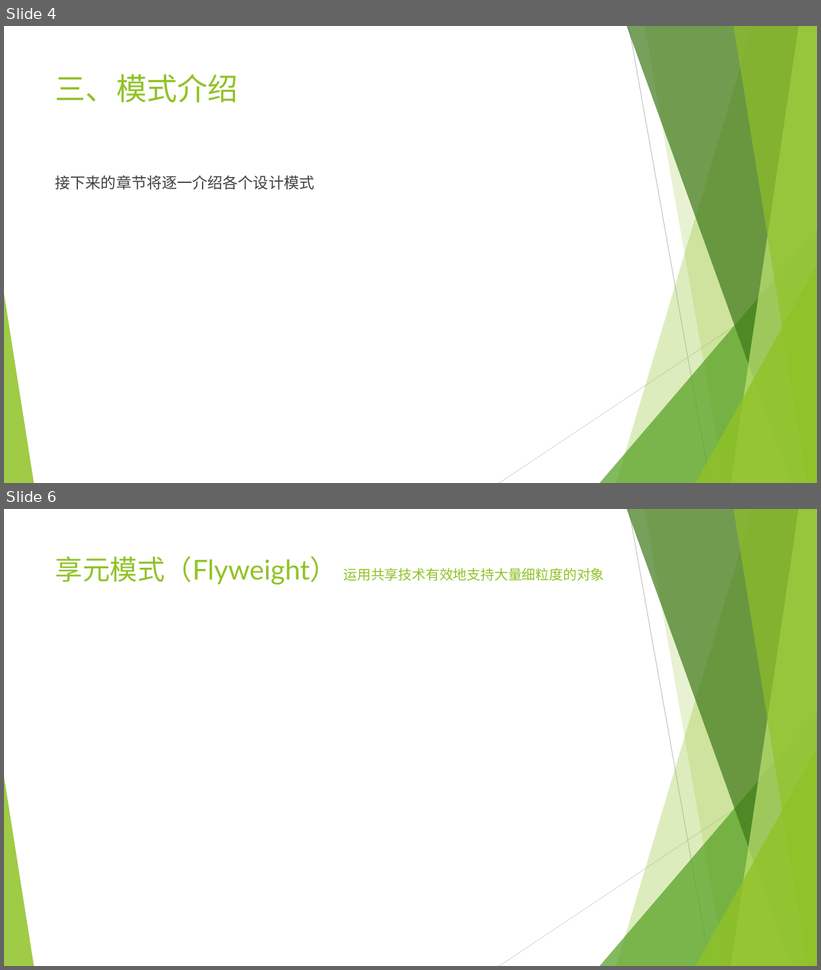
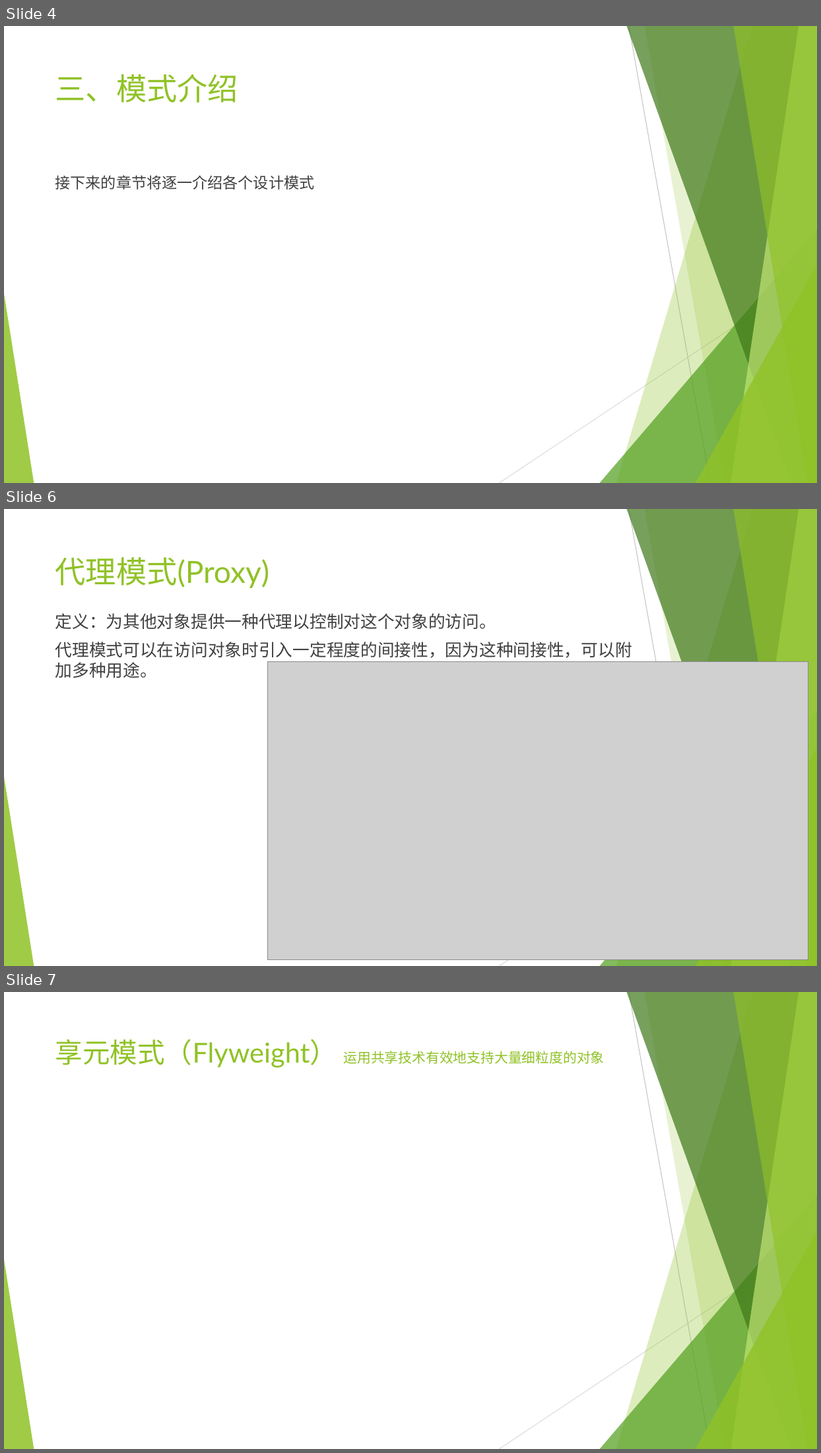
Before and after one commit to ZhengAu/DesignPatterns, a slide deck: Design Pattern.pptx. Shown one above the other, each under a label of ours: slides 4 and 6 before the commit, slides 4, 6 and 7 after it; the slides between them are not shown. The pictures are 821x970 and 821x1453 pixels, drawn with LibreOffice and Linux fonts; fonts in the diff are those of the drawing; grey boxes stand for pictures. Boxes give left, top, right and bottom in pixels: in the first picture for what was removed or moved away, otherwise in the second. Text is boxed around its words. In the diff, an @@ line names an element or a change of style, - is before the commit and + after.

Commit message:
proxy pattern desc

```diff
--- a/Design Pattern.pptx
+++ b/Design Pattern.pptx
@@ slide 6 added at [4,509,817,966], background #FFFFFF; not listed: 10 template elements that a slide beside it also shows @@
@@ title added at [55,557,270,588], 36 pt, text #90C226 @@
+代理模式(Proxy)
@@ text added at [55,613,632,678], 20 pt, text #404040 @@
+定义：为其他对象提供一种代理以控制对这个对象的访问。
+代理模式可以在访问对象时引入一定程度的间接性，因为这种间接性，可以附加多种用途。
@@ picture added at [267,662,809,960] @@
@@ what was slide 6 is now slide 7 @@
```
Also in this commit, not shown: 1 slide changed.
